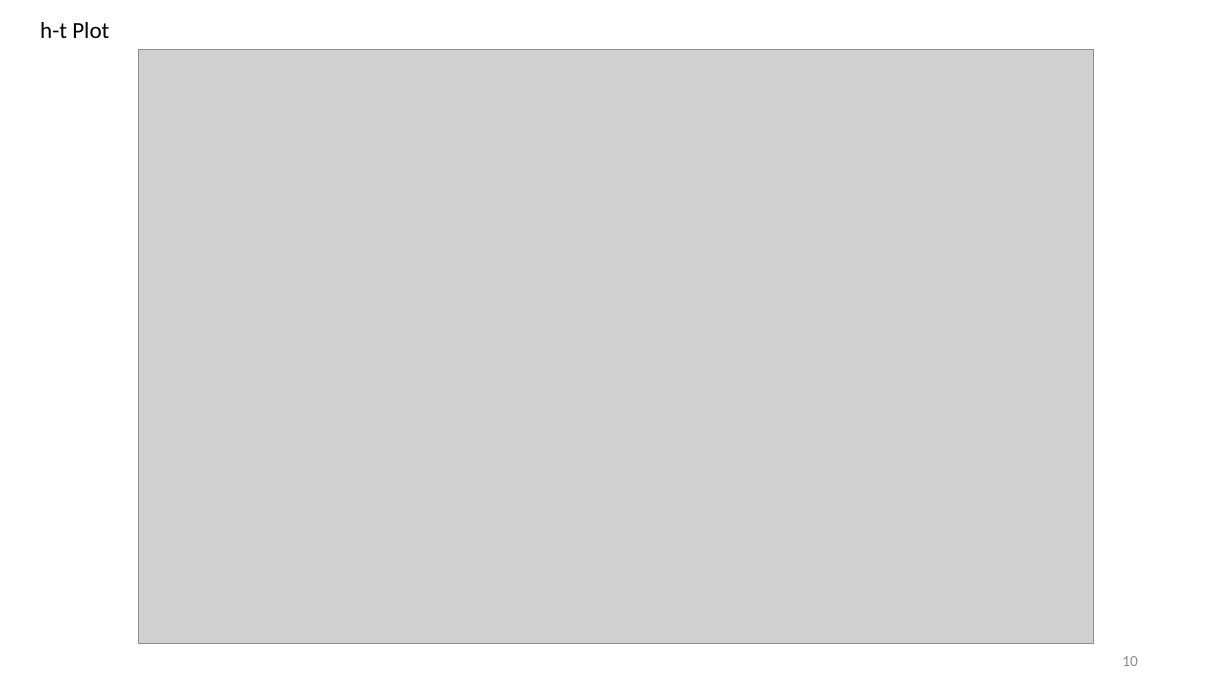
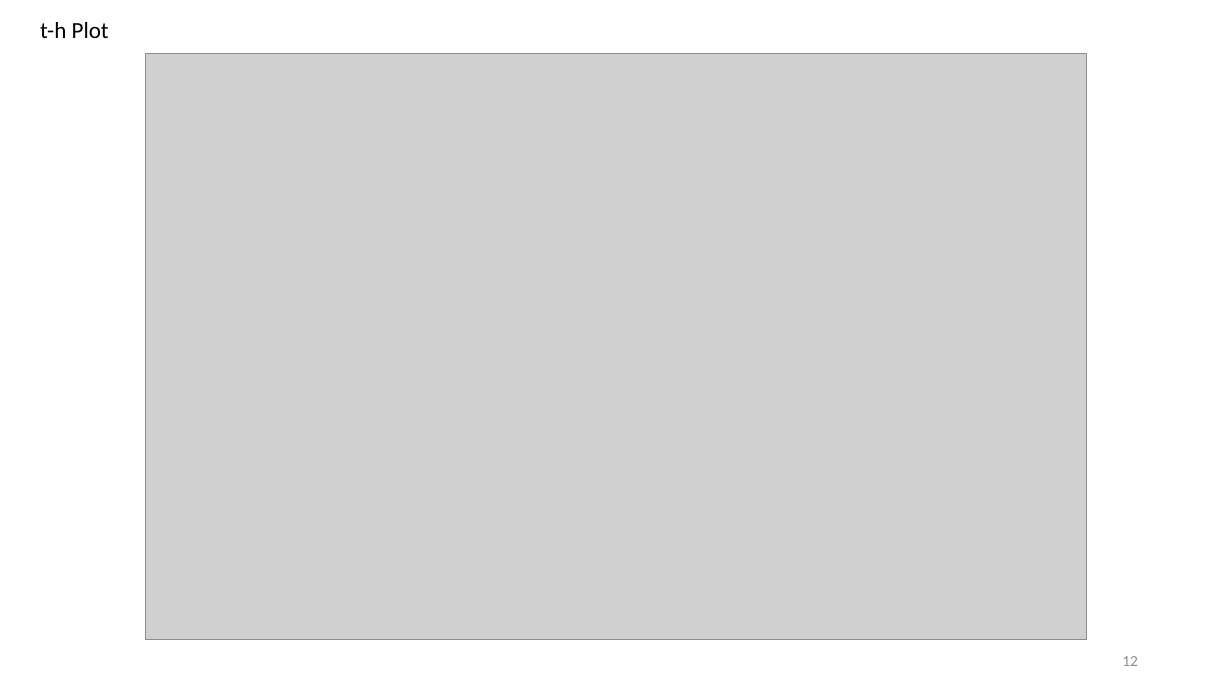
Before and after one commit to damiel-hub/open_channel_watlab_demo, a slide deck: slide 12 of class_slides/Watlab post analysis.pptx (slide 10 before the commit). Drawn at 1232x693 pixels with LibreOffice and Linux fonts; fonts in the diff are those of the drawing; grey boxes stand for pictures. Boxes give left, top, right and bottom in pixels: in the first picture for what was removed or moved away, otherwise in the second. Text is boxed around its words. In the diff, an @@ line names an element or a change of style, - is before the commit and + after.

```diff
--- a/class_slides/Watlab post analysis.pptx
+++ b/class_slides/Watlab post analysis.pptx
@@ text at box(40, 22, 109, 38): text changed @@
-h-t Plot
+t-h Plot
@@ picture: place and size @@
-picture at box(139, 49, 1094, 644)
+picture at box(146, 54, 1087, 640)
@@ page number at box(1122, 656, 1138, 666): text changed @@
-10
+12
```
Also in this commit, not shown: 2 other slides changed, 3 slides added, 2 other files.
